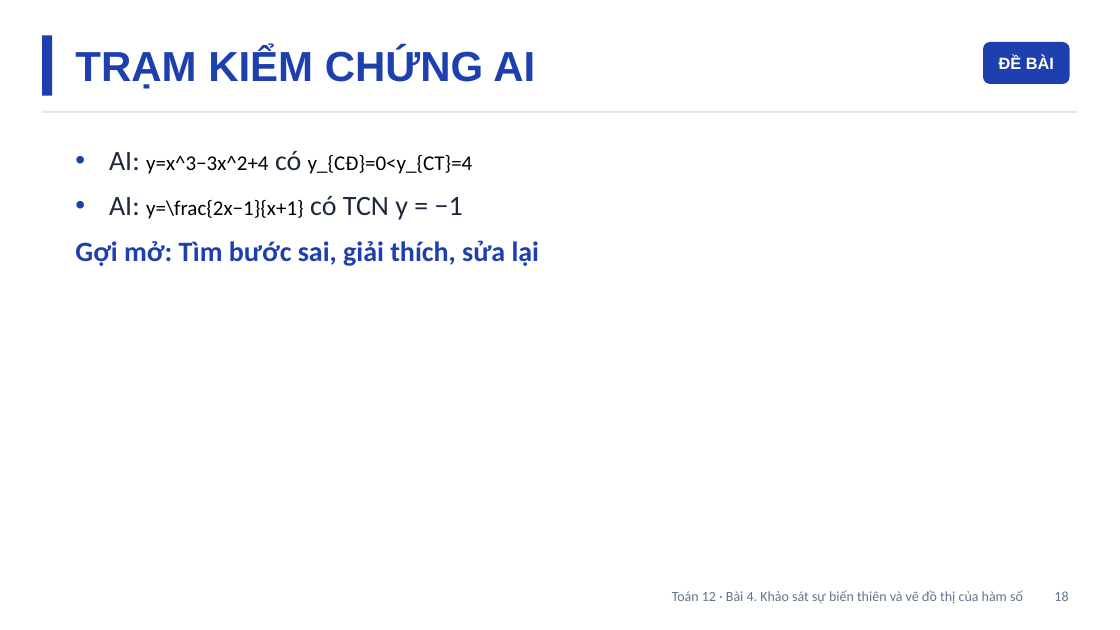
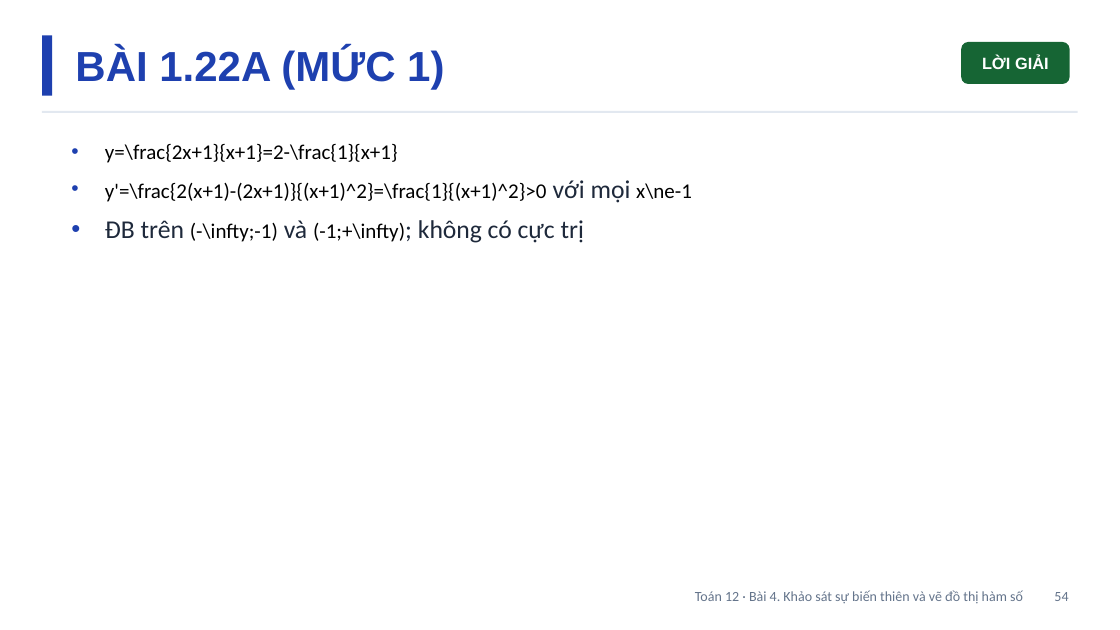
Before and after one commit to Trangtu66/Taode_thi_online, a slide deck: slide 54 of mon/toan/slide/lop12/Slide_TOAN12_Bai4_T14-18.pptx (slide 18 before the commit). Drawn at 1120x630 pixels with LibreOffice and Linux fonts; fonts in the diff are those of the drawing. Boxes give left, top, right and bottom in pixels: in the first picture for what was removed or moved away, otherwise in the second. Text is boxed around its words. In the diff, an @@ line names an element or a change of style, - is before the commit and + after.

```diff
--- a/mon/toan/slide/lop12/Slide_TOAN12_Bai4_T14-18.pptx
+++ b/mon/toan/slide/lop12/Slide_TOAN12_Bai4_T14-18.pptx
@@ text at (75,48,444,90): text changed @@
-TRẠM KIỂM CHỨNG AI
+BÀI 1.22A (MỨC 1)
@@ rounded rectangle added at (961,42,1070,84), fill #166534, 14 pt, text #FFFFFF, bold @@
+LỜI GIẢI
@@ rounded rectangle removed at (983,42,1070,84) @@
-ĐỀ BÀI
@@ text at (105,144,692,243): text changed; size 24 to 18 pt @@
-• AI: y=x^3−3x^2+4 có y_{CĐ}=0<y_{CT}=4
-• AI: y=\frac{2x−1}{x+1} có TCN y = −1
-Gợi mở: Tìm bước sai, giải thích, sửa lại
+• y=\frac{2x+1}{x+1}=2-\frac{1}{x+1}
+• y'=\frac{2(x+1)-(2x+1)}{(x+1)^2}=\frac{1}{(x+1)^2}>0 với mọi x\ne-1
+• ĐB trên (-\infty;-1) và (-1;+\infty); không có cực trị
@@ text at (695,590,1068,603): text changed @@
-Toán 12 · Bài 4. Khảo sát sự biến thiên và vẽ đồ thị của hàm số 18
+Toán 12 · Bài 4. Khảo sát sự biến thiên và vẽ đồ thị hàm số 54
```
Also in this commit, not shown: 22 other slides changed, 42 slides added, 1 slide removed.
